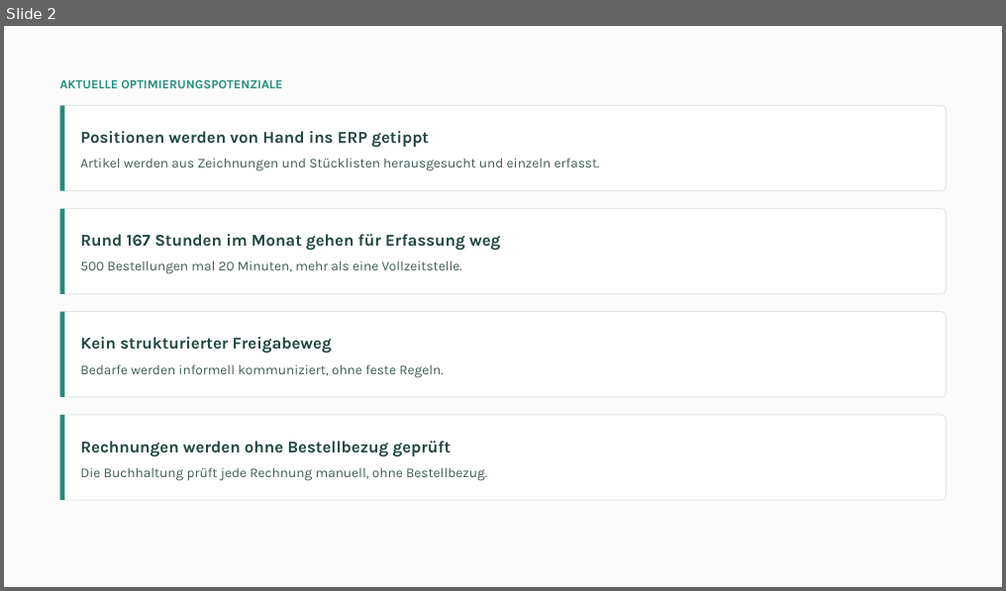
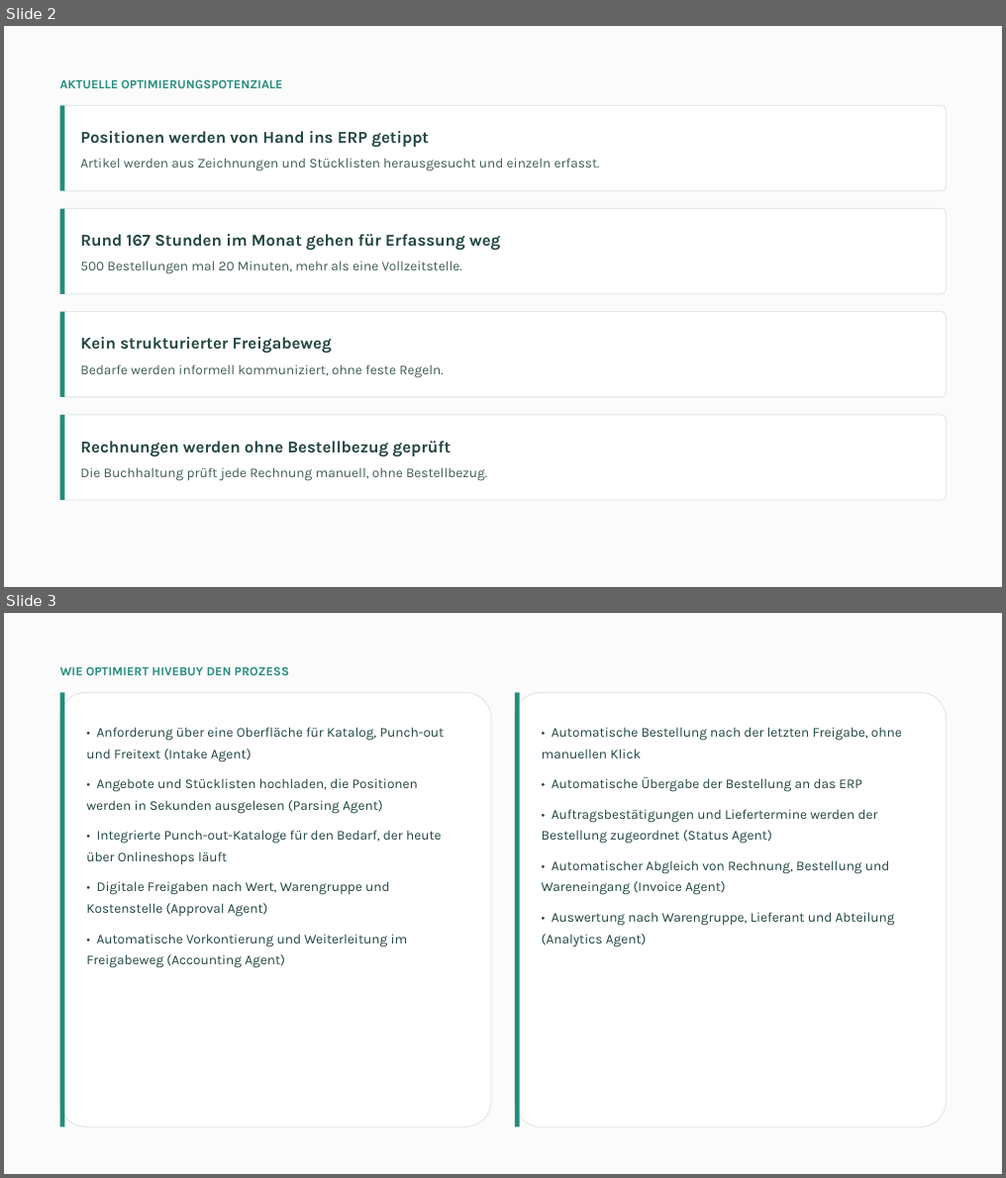
Before and after one commit to moritzhivebuy/new, a slide deck: .claude/skills/impact-ladder-pdf/output/2026-08-21-impact-ladder-wesemann.pptx. Shown one above the other, each under a label of ours: slide 2 before the commit, slides 2 and 3 after it. The pictures are 1006x591 and 1006x1178 pixels, drawn with LibreOffice and Linux fonts; fonts in the diff are those of the drawing. Boxes give left, top, right and bottom in pixels: in the first picture for what was removed or moved away, otherwise in the second. Text is boxed around its words. In the diff, an @@ line names an element or a change of style, - is before the commit and + after.

```diff
--- a/.claude/skills/impact-ladder-pdf/output/2026-08-21-impact-ladder-wesemann.pptx
+++ b/.claude/skills/impact-ladder-pdf/output/2026-08-21-impact-ladder-wesemann.pptx
@@ slide 3 added at [4,613,1002,1174], background #FFFFFF @@
@@ rectangle added at [4,613,1002,1174], fill #FBFBFB @@
@@ text added at [60,666,289,675], 12 pt, text #228C7D, bold @@
+WIE OPTIMIERT HIVEBUY DEN PROZESS
@@ rounded rectangle added at [60,692,491,1128], fill #FFFFFF, outline #E3E9E7 1 pt @@
@@ rectangle added at [60,692,64,1128], fill #228C7D @@
@@ rounded rectangle added at [515,692,945,1128], fill #FFFFFF, outline #E3E9E7 1 pt @@
@@ rectangle added at [515,692,519,1128], fill #228C7D @@
@@ text added at [86,727,445,968], 13 pt, text #204540 @@
+• Anforderung über eine Oberfläche für Katalog, Punch-out und Freitext (Intake Agent)
+• Angebote und Stücklisten hochladen, die Positionen werden in Sekunden ausgelesen (Parsing Agent)
+• Integrierte Punch-out-Kataloge für den Bedarf, der heute über Onlineshops läuft
+• Digitale Freigaben nach Wert, Warengruppe und Kostenstelle (Approval Agent)
+• Automatische Vorkontierung und Weiterleitung im Freigabeweg (Accounting Agent)
@@ text added at [542,727,902,948], 13 pt, text #204540 @@
+• Automatische Bestellung nach der letzten Freigabe, ohne manuellen Klick
+• Automatische Übergabe der Bestellung an das ERP
+• Auftragsbestätigungen und Liefertermine werden der Bestellung zugeordnet (Status Agent)
+• Automatischer Abgleich von Rechnung, Bestellung und Wareneingang (Invoice Agent)
+• Auswertung nach Warengruppe, Lieferant und Abteilung (Analytics Agent)
```
Also in this commit, not shown: 3 slides changed, 1 other file.
